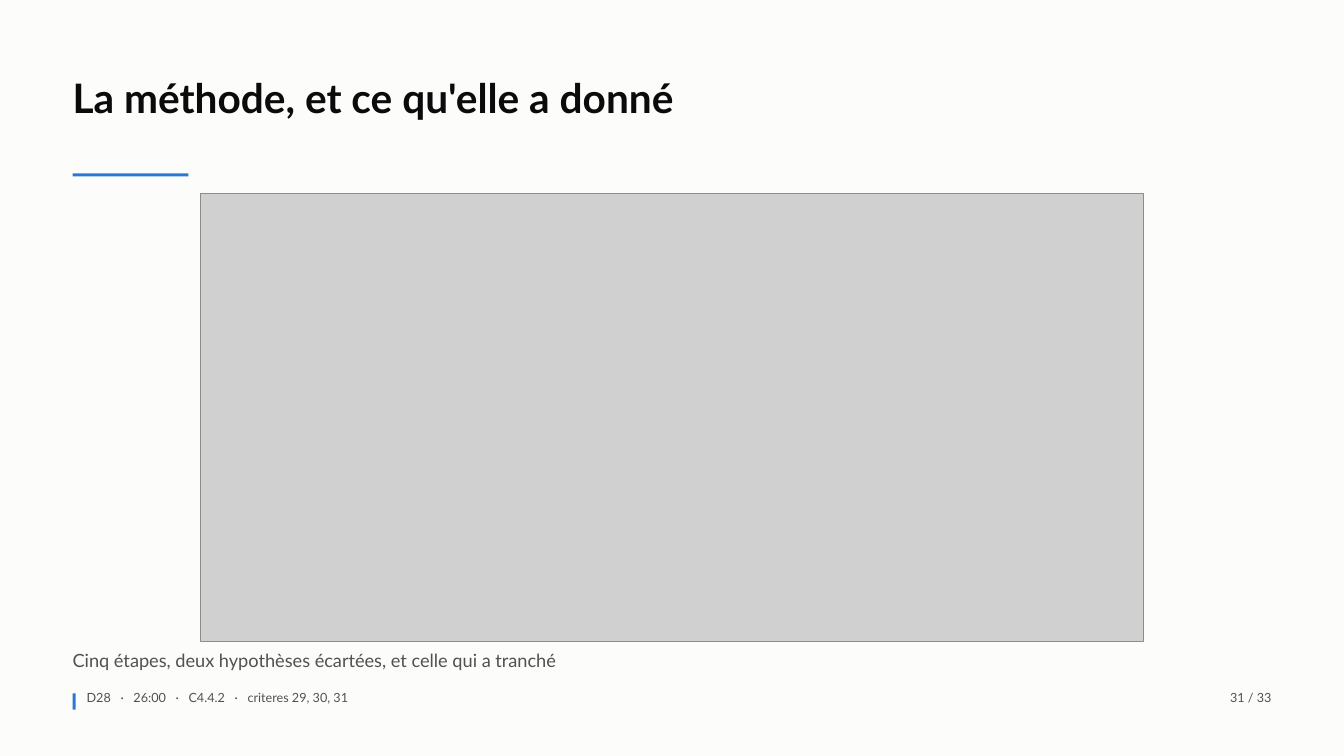
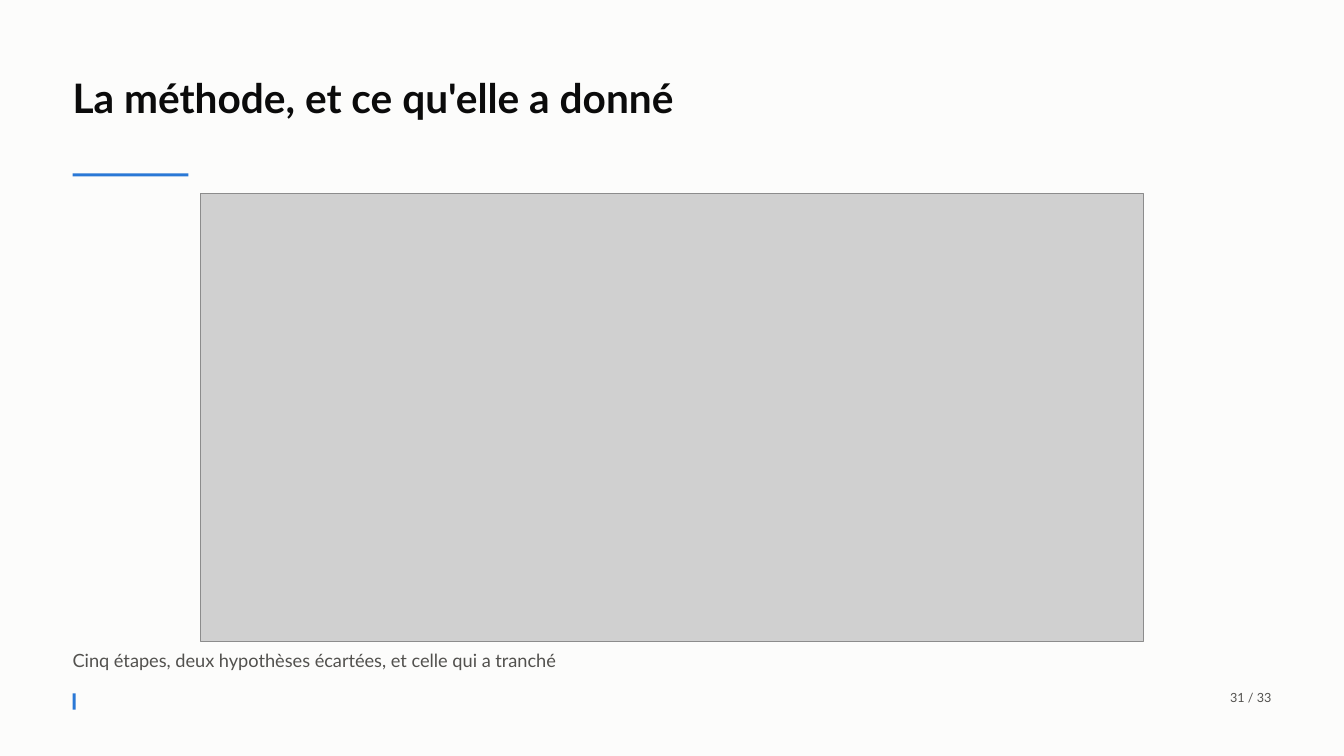
Before and after one commit to Mael8zinsou/gamelens-bloc4_0, a slide deck: slide 31 of docs/support_soutenance.pptx. Drawn at 1344x756 pixels with LibreOffice and Linux fonts; fonts in the diff are those of the drawing; grey boxes stand for pictures. Boxes give left, top, right and bottom in pixels: in the first picture for what was removed or moved away, otherwise in the second. Text is boxed around its words. In the diff, an @@ line names an element or a change of style, - is before the commit and + after.

```diff
--- a/docs/support_soutenance.pptx
+++ b/docs/support_soutenance.pptx
@@ text removed at box(87, 693, 348, 704) @@
-D28 · 26:00 · C4.4.2 · criteres 29, 30, 31
```
Also in this commit, not shown: 30 other slides changed, 1 other file.
